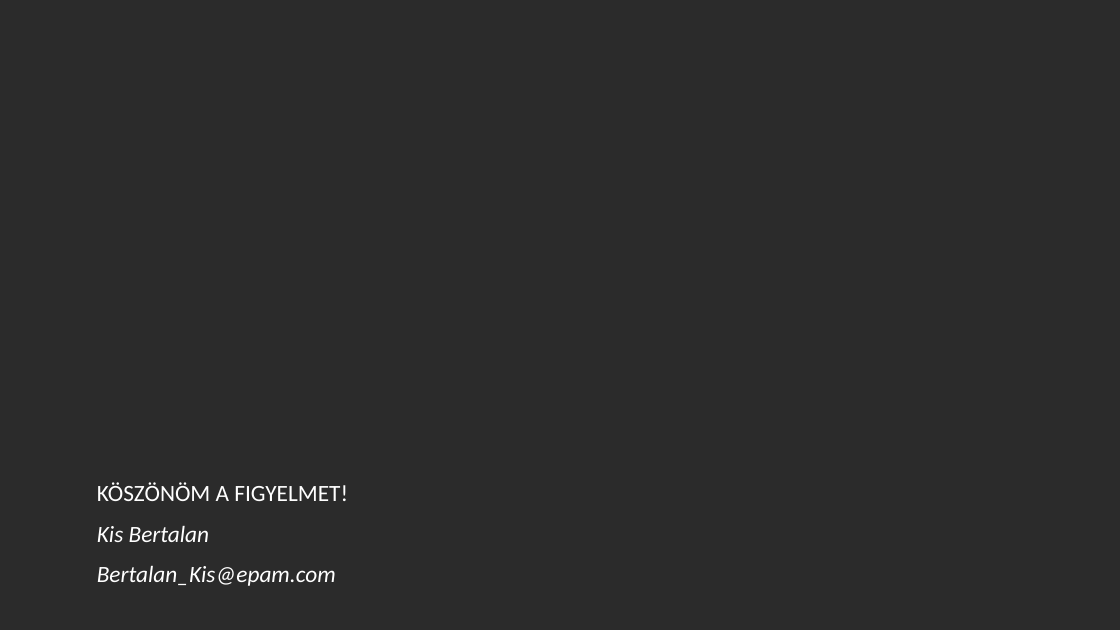
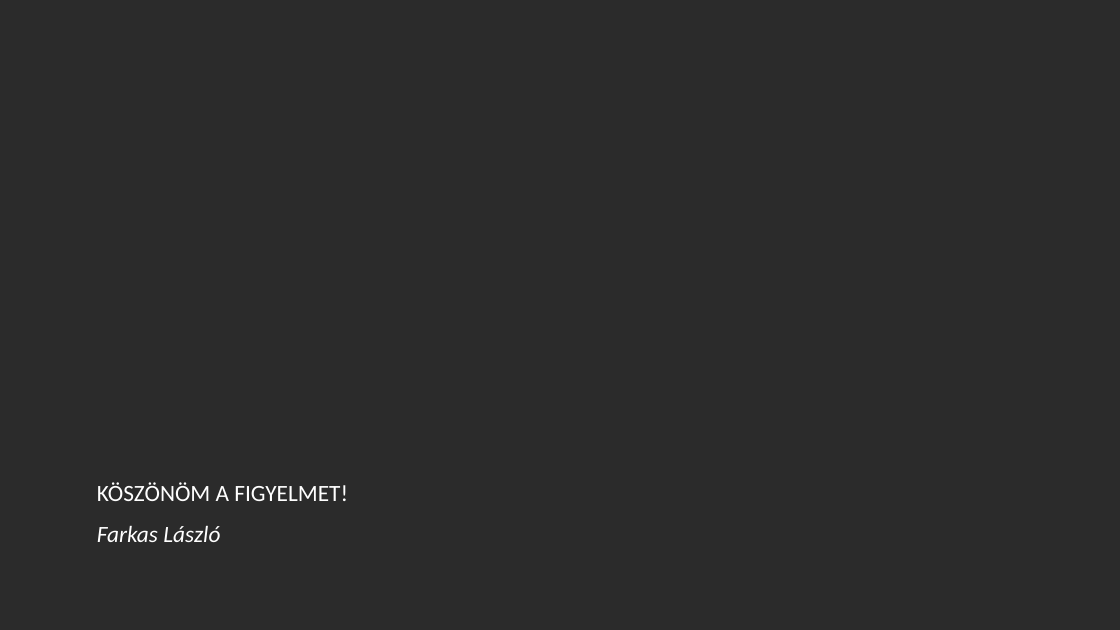
Before and after one commit to schonherz-java-ee-2016-spring/education, a slide deck: slide 29 of documentation/03_JavaAlapok/doc/13 Java alapok ismétlése - JVM és működése.pptx. Drawn at 1120x630 pixels with LibreOffice and Linux fonts; fonts in the diff are those of the drawing; background and template pictures are left out; a plain dark background stands for a picture behind light text. Boxes give left, top, right and bottom in pixels: in the first picture for what was removed or moved away, otherwise in the second. Text is boxed around its words. In the diff, an @@ line names an element or a change of style, - is before the commit and + after.

```diff
--- a/documentation/03_JavaAlapok/doc/13 Java alapok ismétlése - JVM és működése.pptx
+++ b/documentation/03_JavaAlapok/doc/13 Java alapok ismétlése - JVM és működése.pptx
@@ text at bbox=[97, 526, 220, 542]: text changed @@
-Kis Bertalan
-Bertalan_Kis@epam.com
+Farkas László
```
Also in this commit, not shown: 12 other files.
